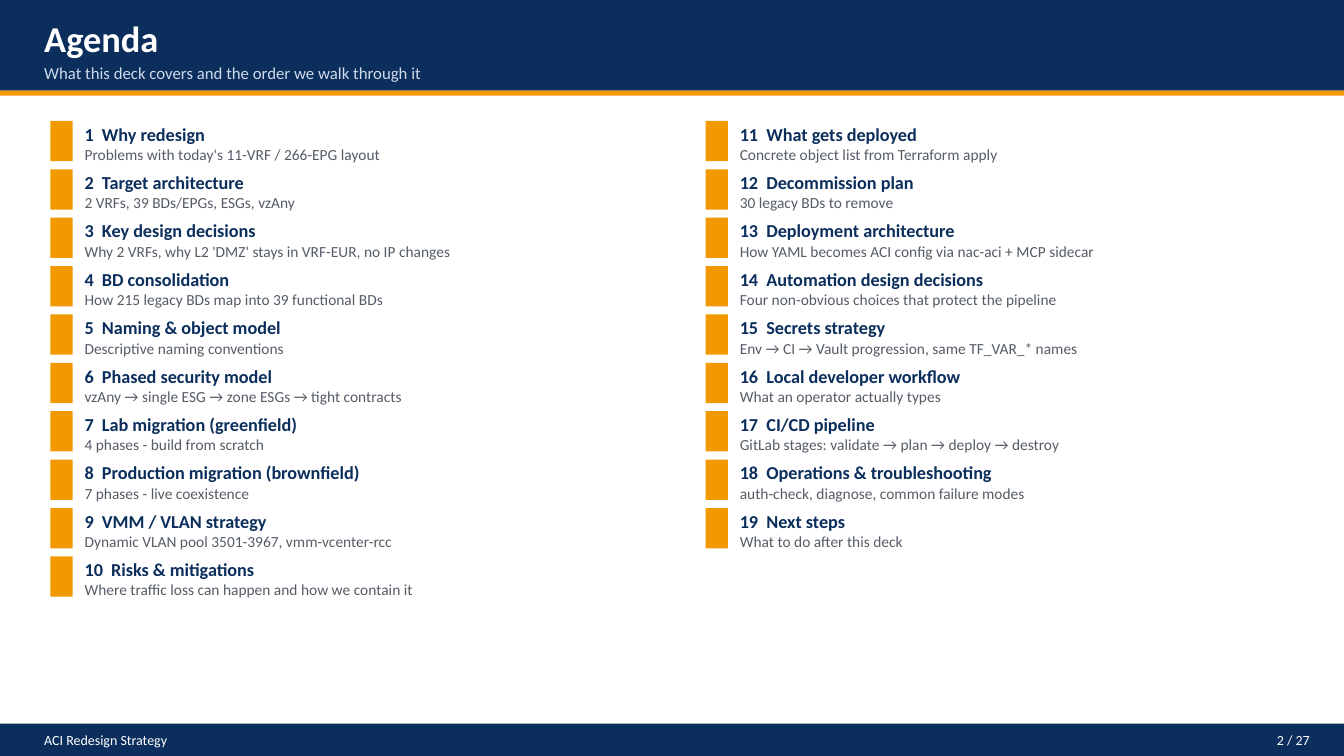
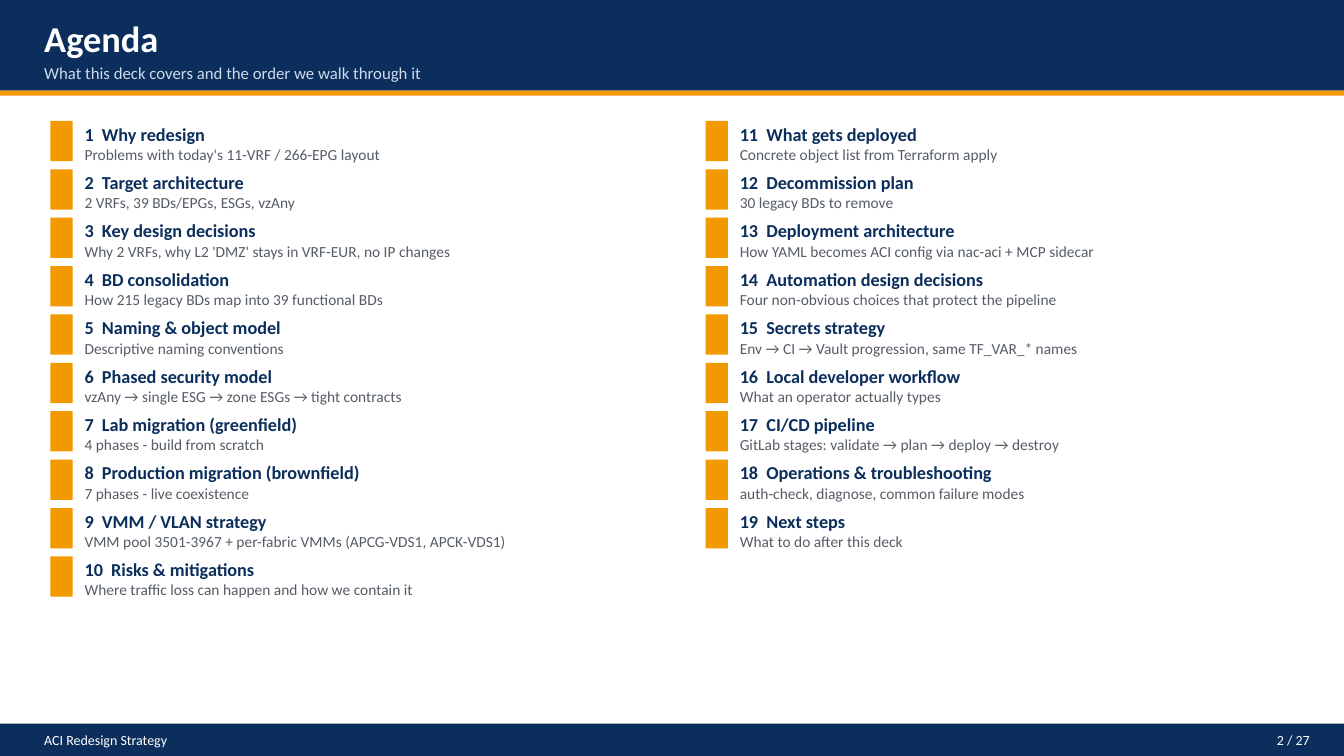
Before and after one commit to johngbarberctr/terraform_redesign_esg, a slide deck: slide 2 of aci-redesign/ACI_Redesign_Strategy.pptx. Drawn at 1344x756 pixels with LibreOffice and Linux fonts; fonts in the diff are those of the drawing. Boxes give left, top, right and bottom in pixels: in the first picture for what was removed or moved away, otherwise in the second. Text is boxed around its words. In the diff, an @@ line names an element or a change of style, - is before the commit and + after.

```diff
--- a/aci-redesign/ACI_Redesign_Strategy.pptx
+++ b/aci-redesign/ACI_Redesign_Strategy.pptx
@@ text at (x1=85, y1=536, x2=505, y2=550): text changed @@
-Dynamic VLAN pool 3501-3967, vmm-vcenter-rcc
+VMM pool 3501-3967 + per-fabric VMMs (APCG-VDS1, APCK-VDS1)
```
Also in this commit, not shown: 7 other slides changed, 3 other files.
